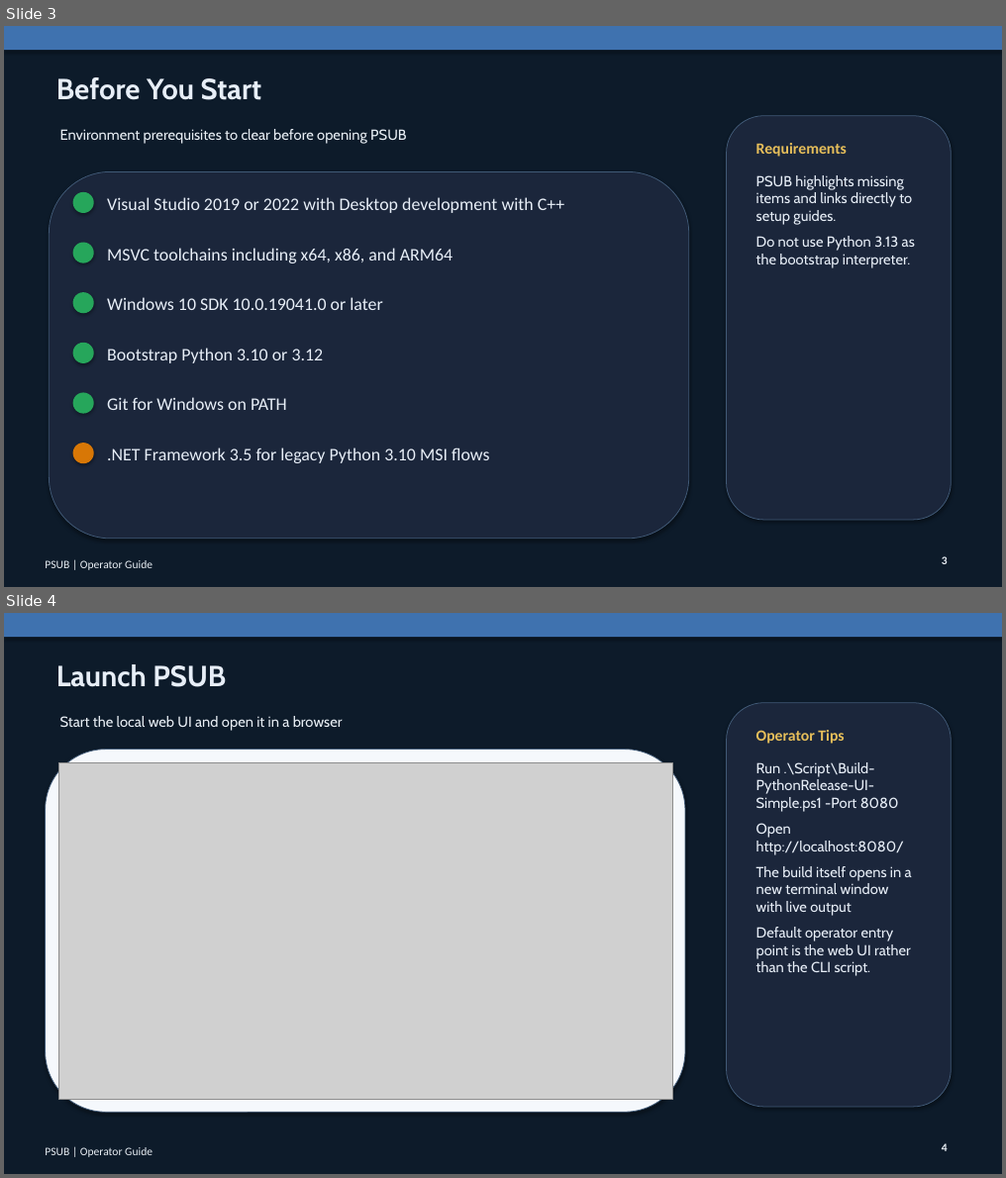
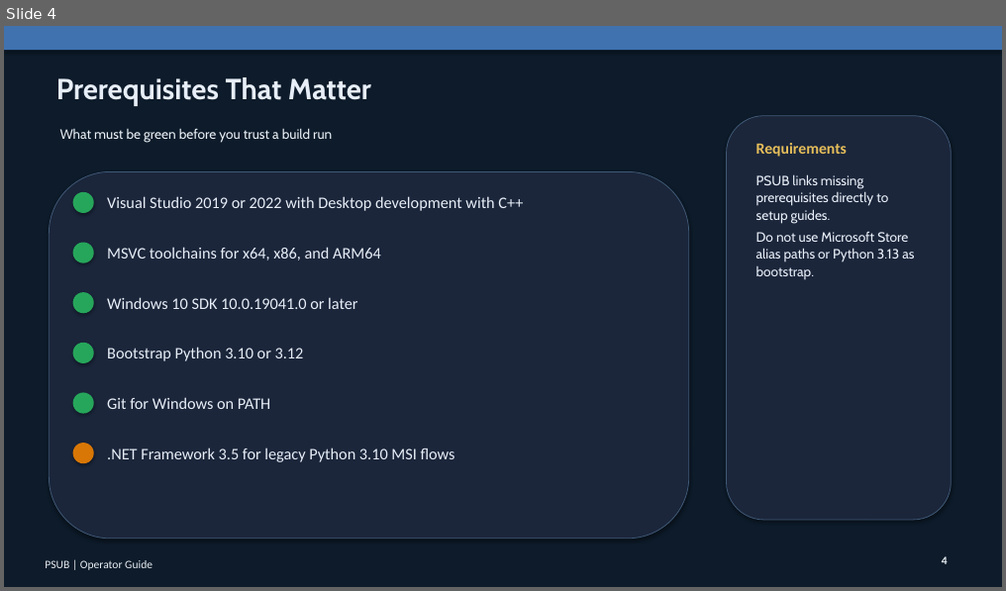
Before and after one commit to patrikkarlsson72/psub, a slide deck: output/presentation/PSUB-Operator-Guide.pptx. Shown one above the other, each under a label of ours: slides 3 and 4 before the commit, slide 4 after it. The pictures are 1006x1178 and 1006x591 pixels, drawn with LibreOffice and Linux fonts; fonts in the diff are those of the drawing; grey boxes stand for pictures. Boxes give left, top, right and bottom in pixels: in the first picture for what was removed or moved away, otherwise in the second. Text is boxed around its words. In the diff, an @@ line names an element or a change of style, - is before the commit and + after.

Commit message:
Refine PSUB operator presentation deck

```diff
--- a/output/presentation/PSUB-Operator-Guide.pptx
+++ b/output/presentation/PSUB-Operator-Guide.pptx
@@ slide 4 removed at [4, 613, 1002, 1174], background #FFFFFF @@
@@ rectangle removed at [4, 613, 1002, 1174] @@
@@ rectangle removed at [4, 613, 1002, 637] @@
@@ text removed at [56, 664, 226, 687] @@
-Launch PSUB
@@ text removed at [60, 716, 343, 731] @@
-Start the local web UI and open it in a browser
@@ rounded rectangle removed at [727, 703, 951, 1107] @@
@@ text removed at [756, 730, 844, 744] @@
-Operator Tips
@@ rounded rectangle removed at [46, 750, 685, 1112] @@
@@ picture removed at [58, 762, 672, 1100] @@
@@ text removed at [756, 762, 912, 976] @@
-Run .\Script\Build-PythonRelease-UI-Simple.ps1 -Port 8080
-Open http://localhost:8080/
-The build itself opens in a new terminal window with live output
-Default operator entry point is the web UI rather than the CLI script.
@@ text removed at [942, 1144, 947, 1152] @@
-4
@@ text removed at [45, 1148, 152, 1157] @@
-PSUB | Operator Guide
@@ what was slide 3 is now slide 4 @@
@@ slide 4 changed as well @@
@@ text at [56, 77, 371, 106]: text changed @@
-Before You Start
+Prerequisites That Matter
@@ text at [60, 128, 332, 143]: text changed; size 14 to 13 pt @@
-Environment prerequisites to clear before opening PSUB
+What must be green before you trust a build run
@@ text at [756, 174, 914, 280]: text changed; size 14 to 13 pt @@
-PSUB highlights missing items and links directly to setup guides.
-Do not use Python 3.13 as the bootstrap interpreter.
+PSUB links missing prerequisites directly to setup guides.
+Do not use Microsoft Store alias paths or Python 3.13 as bootstrap.
@@ text at [107, 247, 381, 261]: text changed; size 17 to 15.5 pt @@
-MSVC toolchains including x64, x86, and ARM64
+MSVC toolchains for x64, x86, and ARM64
@@ size 17 to 15.5 pt in 5 elements at [107, 196, 523, 211], [107, 297, 357, 309], [107, 347, 304, 362], [107, 397, 270, 409], [107, 448, 455, 463] @@
@@ text at [942, 557, 947, 565]: text changed @@
-3
+4
```
Also in this commit, not shown: 4 other slides changed, 3 slides added, 4 other slides removed, 3 other files.
